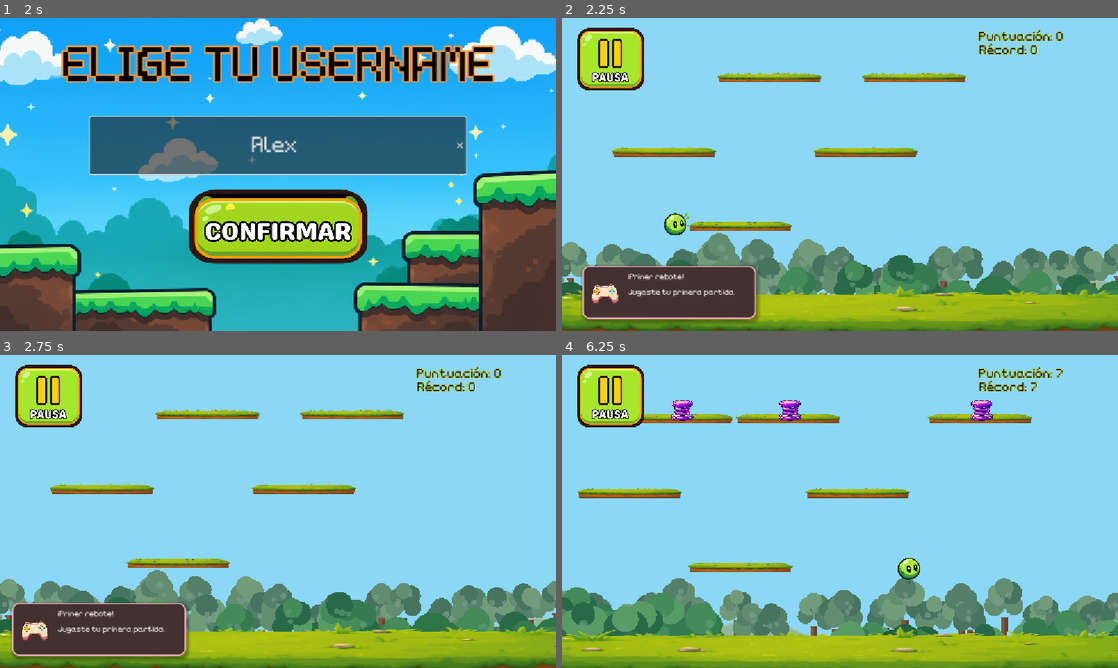
Above: before the commit, frames 1-4 (two rows, left to right).
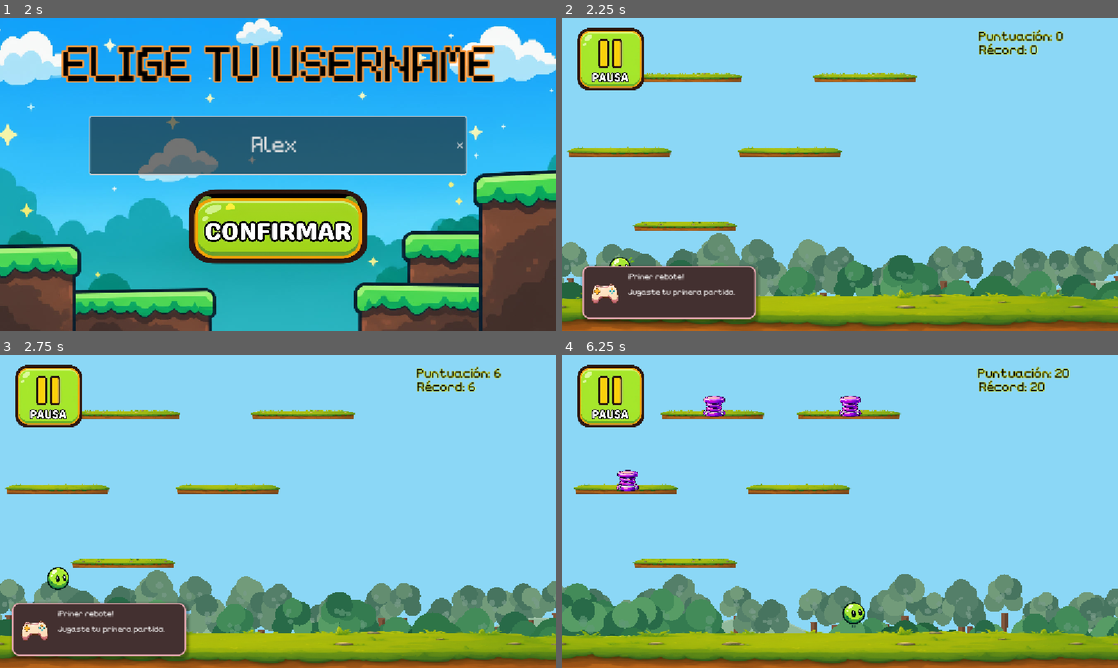
Above: after the commit, the same moments.

Repository: Miranda-511/Bounce-Up-
Game: Godot game, scene res://escenas/menu.tscn
Two runs of this game, one before a commit and one after it. Both use one fixed random seed, a clock stepped at 60 frames per second and the inputs below.
Inputs (mouse positions are in pixels of both pictures, inside the frame that each line leads up to):
- Up to frame 1 (2 s): click (278, 187) at 0.5 s; click (278, 146) at 1.27 s; type "Alex" at 1.35 s
- Up to frame 2 (2.25 s): click (840, 227) at 2 s
- Up to frame 3 (2.75 s): no input
- Up to frame 4 (6.25 s): click (612, 395) at 2.75 s; click (684, 395) at 3.5 s; click (840, 524) at 4.25 s; hold Right (ui_right) from 5.03 s (still down)

Frame 1 is identical in both runs. In frame 2, 9.4% of the frame differs, in the area x 0-100%, y 17-100%; in frame 3, 9.4%; in frame 4, 17%, in the area x 0-100%, y 3-100%.

Commit message:
cambios en el piso y los sprites de platform

Diff:
--- a/escenas/floor.tscn
+++ b/escenas/floor.tscn
@@ -1,6 +1,6 @@
 [gd_scene format=3 uid="uid://bqijyx2j6xcjs"]
 
-[ext_resource type="Texture2D" uid="uid://c4em6uue70vr" path="res://assets/floor v2.png" id="1_qm5f7"]
+[ext_resource type="Texture2D" uid="uid://dx7jptfs76imd" path="res://assets/floor.png" id="1_qm5f7"]
 
 [sub_resource type="RectangleShape2D" id="RectangleShape2D_eaw6l"]
 size = Vector2(1900, 95)
@@ -9,7 +9,7 @@
 
 [node name="Sprite2D" type="Sprite2D" parent="." unique_id=974689065]
 position = Vector2(593, 756.99994)
-scale = Vector2(3.7, 0.987)
+scale = Vector2(1.8, 1)
 texture = ExtResource("1_qm5f7")
 
 [node name="StaticBody2D" type="StaticBody2D" parent="." unique_id=1078611672]
--- a/escenas/main.tscn
+++ b/escenas/main.tscn
@@ -26,7 +26,7 @@
 [node name="floor" parent="." unique_id=1799524660 instance=ExtResource("3_dkga6")]
 
 [node name="player" parent="." unique_id=847637617 instance=ExtResource("1_jumxm")]
-position = Vector2(-19, -74)
+position = Vector2(-183, 55)
 
 [node name="Camera2D" type="Camera2D" parent="." unique_id=846533705]
 position = Vector2(576, 333)
--- a/escenas/platform.tscn
+++ b/escenas/platform.tscn
@@ -1,6 +1,6 @@
 [gd_scene format=3 uid="uid://pj6e4xubag5r"]
 
-[ext_resource type="Texture2D" uid="uid://c4em6uue70vr" path="res://assets/floor v2.png" id="1_fu541"]
+[ext_resource type="Texture2D" uid="uid://c4em6uue70vr" path="res://assets/platform.png" id="1_fu541"]
 
 [sub_resource type="RectangleShape2D" id="RectangleShape2D_fu541"]
 size = Vector2(280, 20)
Binary file removed: assets/floor.jpg
Binary file added: assets/floor.png
Not shown, changed: assets/floor.png.import
Renamed: assets/floor v2.png -> assets/platform.png
Not shown, changed: assets/platform.png.import
